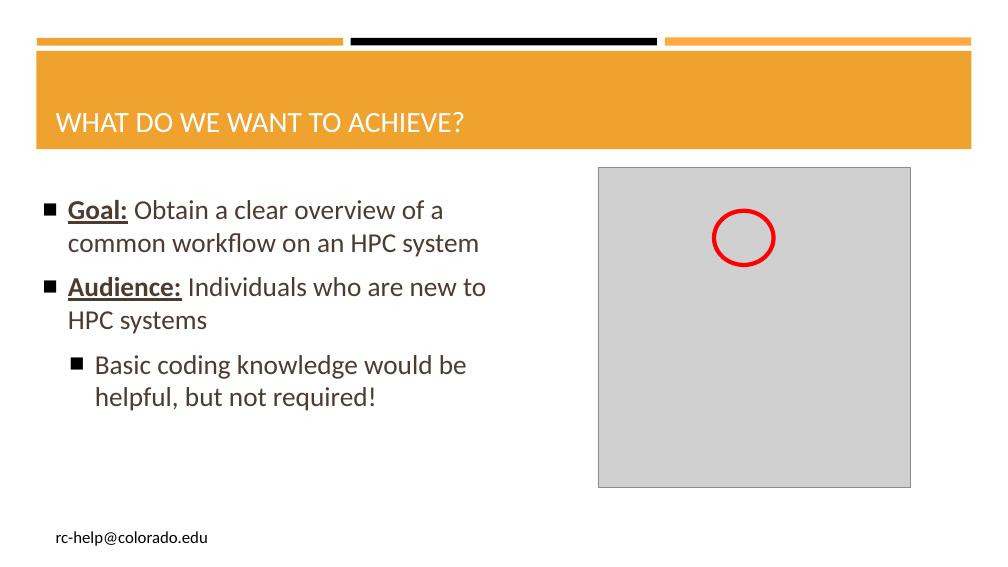
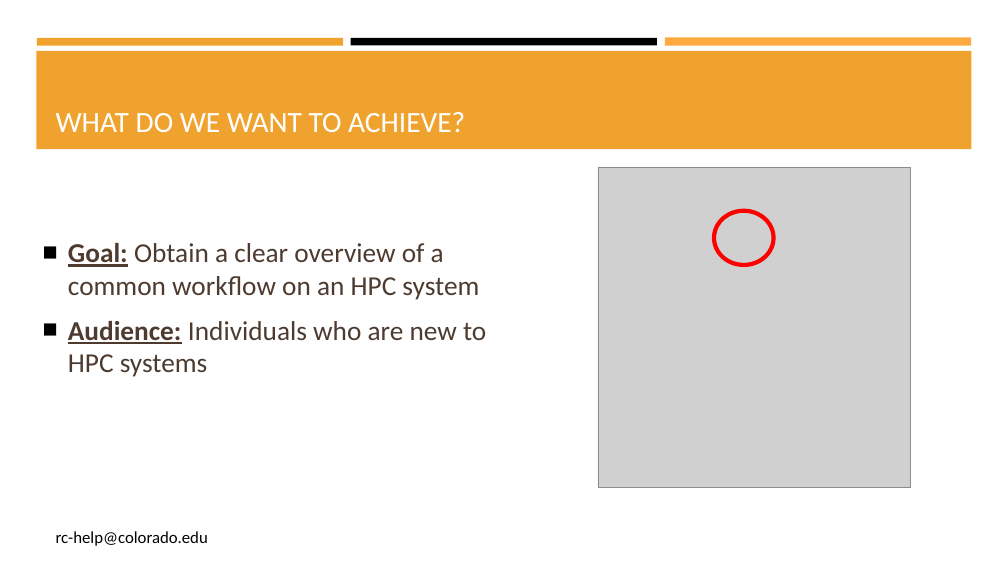
Before and after one commit to b-reyes/Presentations, a slide deck: slide 2 of CU_presentation/CU_boulder_presentation.pptx. Drawn at 1008x567 pixels with LibreOffice and Linux fonts; fonts in the diff are those of the drawing; grey boxes stand for pictures. Boxes give left, top, right and bottom in pixels: in the first picture for what was removed or moved away, otherwise in the second. Text is boxed around its words. In the diff, an @@ line names an element or a change of style, - is before the commit and + after.

```diff
--- a/CU_presentation/CU_boulder_presentation.pptx
+++ b/CU_presentation/CU_boulder_presentation.pptx
@@ text "Goal: Obtain a clear overview ...": place and size @@
-text "Goal: Obtain a clear overview ..." at (68,200,486,411)
+text "Goal: Obtain a clear overview ..." at (68,243,486,377)
@@ text at (95,355,467,411): paragraph removed @@
-  ■ Basic coding knowledge would be helpful, but not required!
```
Also in this commit, not shown: 3 other slides changed, 4 slides added.
